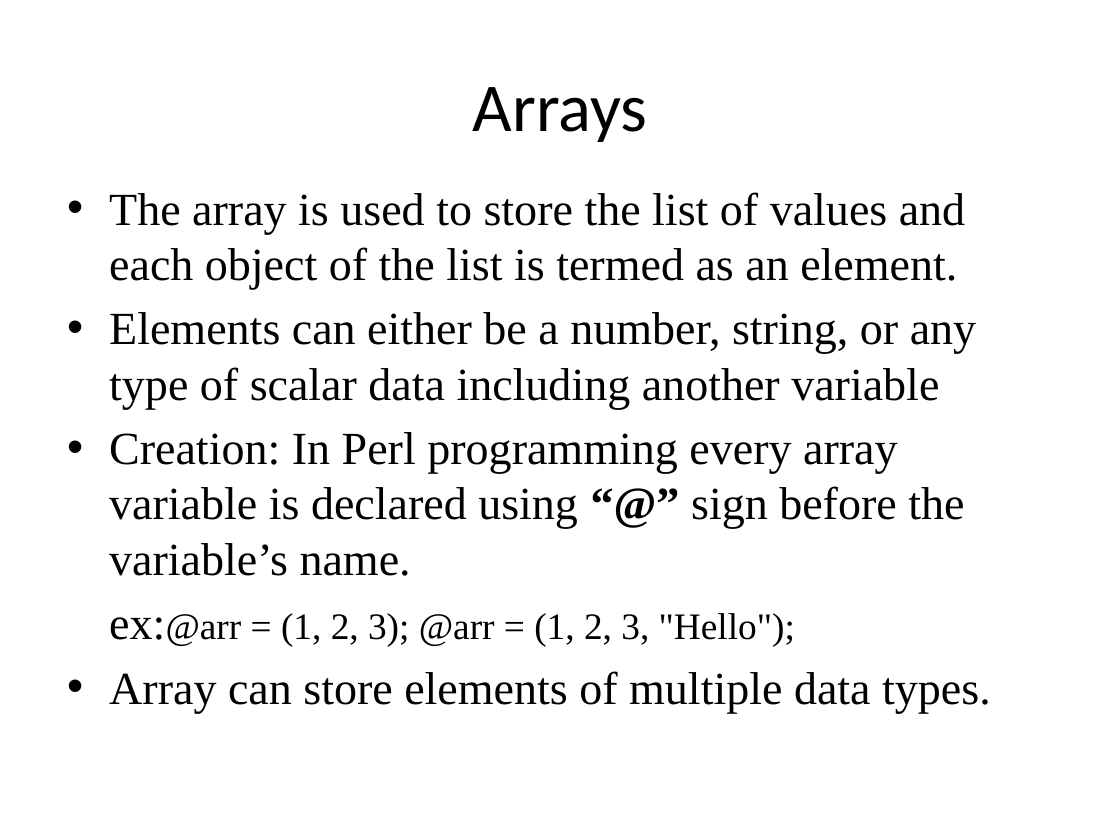
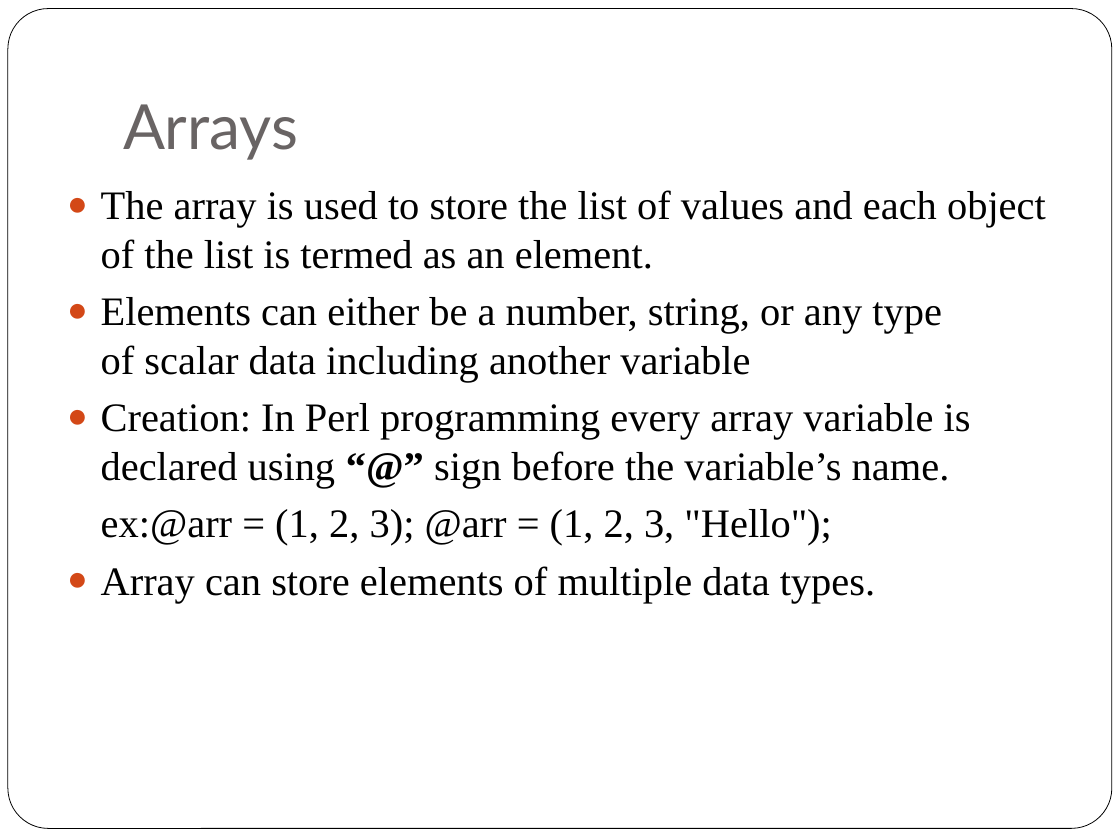
Before and after one commit to srivalli-project/BI_Team_Status, a slide deck: slide 71 of Santhoshi/PerlBasics.pptx (slide 43 before the commit). Drawn at 1120x840 pixels with LibreOffice and Linux fonts; fonts in the diff are those of the drawing. Boxes give left, top, right and bottom in pixels: in the first picture for what was removed or moved away, otherwise in the second. Text is boxed around its words. In the diff, an @@ line names an element or a change of style, - is before the commit and + after.

```diff
--- a/Santhoshi/PerlBasics.pptx
+++ b/Santhoshi/PerlBasics.pptx
@@ rounded rectangle added at [8, 9, 1112, 829], fill #FFFFFF, outline #000000 0.5 pt @@
@@ title "Arrays": place and size @@
-title "Arrays" at [473, 87, 648, 142]
+title "Arrays" at [123, 104, 298, 160]
@@ title "Arrays" at [123, 104, 298, 160]: size 44 to 40 pt, font Calibri to Lato, text colour #000000 to #696464; alignment centre to left; vertical alignment middle to bottom @@
@@ text "The array is used to ..." at [101, 190, 1046, 603]: size 29.6 to 26 pt in "The array is used to store the ...", "Elements can either be a number, string, ...", "Creation: In Perl programming every array variable ...", "ex:@arr" and 1 more places; size 24.1 to 26 pt in "ex:@arr = (1, 2, 3); @arr = ..."; bullet • to ●; indent changed @@
```
Also in this commit, not shown: 47 other slides changed, 28 slides added, 3 other files.
